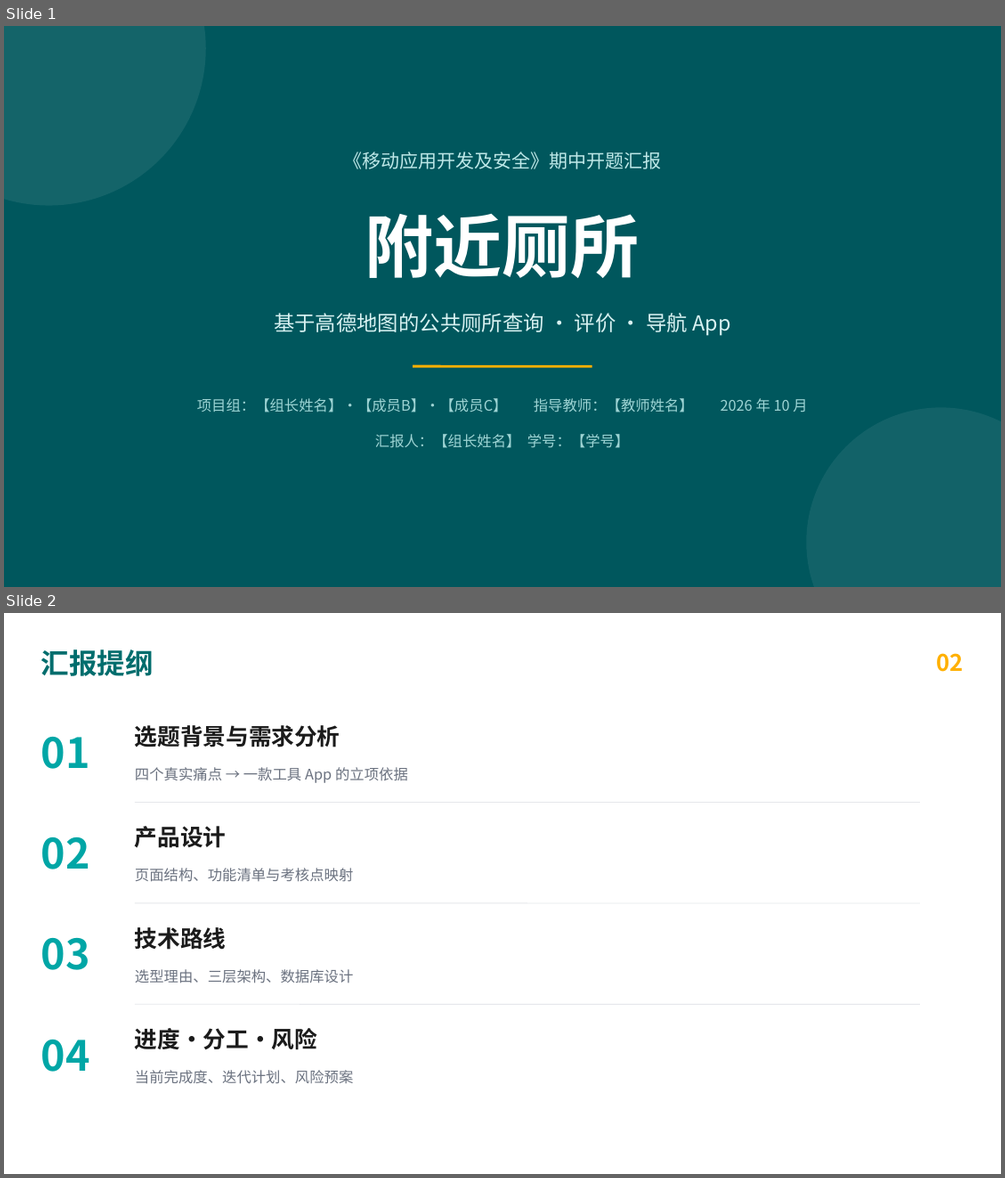
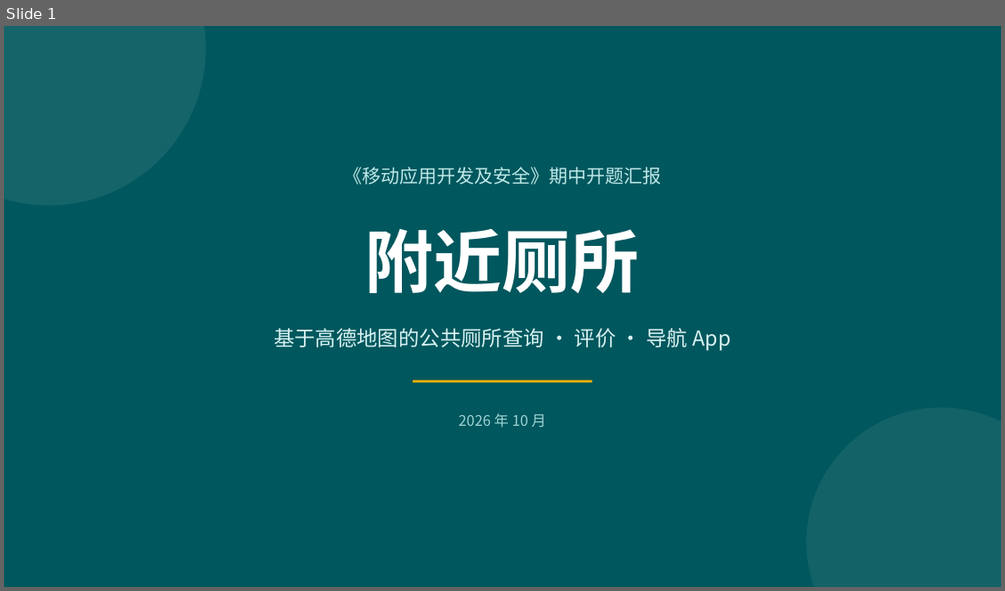
Before and after one commit to HeiCat233/lalmore, a slide deck: deliverables/期中开题汇报-附近厕所.pptx. Shown one above the other, each under a label of ours: slides 1 and 2 before the commit, slide 1 after it. The pictures are 1005x1178 and 1005x591 pixels, drawn with LibreOffice and Linux fonts; fonts in the diff are those of the drawing. Boxes give left, top, right and bottom in pixels: in the first picture for what was removed or moved away, otherwise in the second. Text is boxed around its words. In the diff, an @@ line names an element or a change of style, - is before the commit and + after.

```diff
--- a/deliverables/期中开题汇报-附近厕所.pptx
+++ b/deliverables/期中开题汇报-附近厕所.pptx
@@ slide 2 removed at box(4, 613, 1001, 1174), background #FFFFFF @@
@@ text removed at box(41, 649, 154, 676) @@
-汇报提纲
@@ text removed at box(936, 653, 963, 672) @@
-02
@@ text removed at box(41, 737, 90, 769) @@
-01
@@ text removed at box(135, 725, 340, 747) @@
-选题背景与需求分析
@@ text removed at box(135, 767, 408, 783) @@
-四个真实痛点 → 一款工具 App 的立项依据
@@ line removed from (135, 803) to (920, 803) @@
@@ text removed at box(135, 826, 226, 848) @@
-产品设计
@@ text removed at box(41, 837, 90, 869) @@
-02
@@ text removed at box(135, 868, 353, 882) @@
-页面结构、功能清单与考核点映射
@@ line removed from (135, 903) to (920, 903) @@
@@ text removed at box(135, 927, 226, 949) @@
-技术路线
@@ text removed at box(41, 937, 90, 970) @@
-03
@@ text removed at box(135, 969, 353, 983) @@
-选型理由、三层架构、数据库设计
@@ line removed from (135, 1004) to (920, 1004) @@
@@ text removed at box(41, 1039, 90, 1071) @@
-04
@@ text removed at box(135, 1028, 317, 1050) @@
-进度·分工·风险
@@ text removed at box(135, 1070, 353, 1084) @@
-当前完成度、迭代计划、风险预案
@@ slide 1 changed as well @@
@@ 3 texts, 1 line: place and size @@
-3 texts, 1 line at box(274, 151, 730, 366)
+3 texts, 1 line at box(274, 167, 730, 381)
@@ text at box(459, 413, 546, 427): text changed @@
-项目组：【组长姓名】·【成员B】·【成员C】 指导教师：【教师姓名】 2026 年 10 月
+2026 年 10 月
@@ text removed at box(375, 434, 630, 448) @@
-汇报人：【组长姓名】 学号：【学号】
```
Also in this commit, not shown: 3 other slides changed, 7 slides added, 9 other slides removed, 5 other files.
